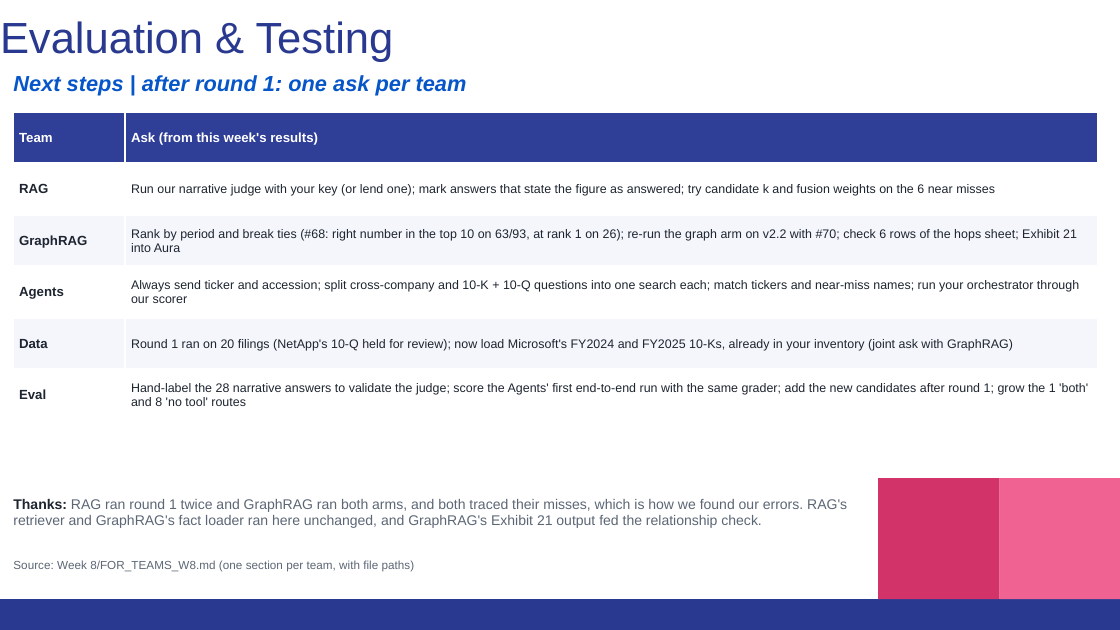
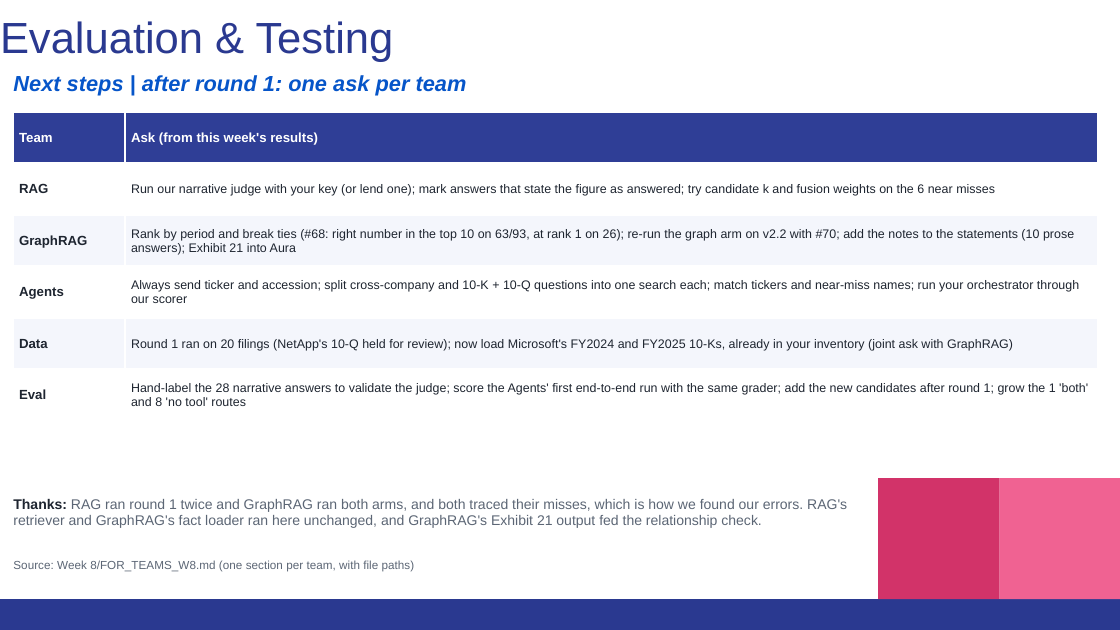
Before and after one commit to thomassong0604-oss/kpmg-eval, a slide deck: slide 9 of Week 8/deck/KPMG_Eval_Week8_11-12.pptx. Drawn at 1120x630 pixels with LibreOffice and Linux fonts; fonts in the diff are those of the drawing. Boxes give left, top, right and bottom in pixels: in the first picture for what was removed or moved away, otherwise in the second. Text is boxed around its words. In the diff, an @@ line names an element or a change of style, - is before the commit and + after.

```diff
--- a/Week 8/deck/KPMG_Eval_Week8_11-12.pptx
+++ b/Week 8/deck/KPMG_Eval_Week8_11-12.pptx
@@ table at (x1=13, y1=112, x2=1098, y2=421) @@
-row 3, column 2: Rank by period and break ties (#68: right number in the top 10 on 63/93, at rank 1 on 26); re-run the graph arm on v2.2 with #70; check 6 rows of the hops sheet; Exhibit 21 into Aura
+row 3, column 2: Rank by period and break ties (#68: right number in the top 10 on 63/93, at rank 1 on 26); re-run the graph arm on v2.2 with #70; add the notes to the statements (10 prose answers); Exhibit 21 into Aura
```
Also in this commit, not shown: 2 other slides changed, 53 other files.
